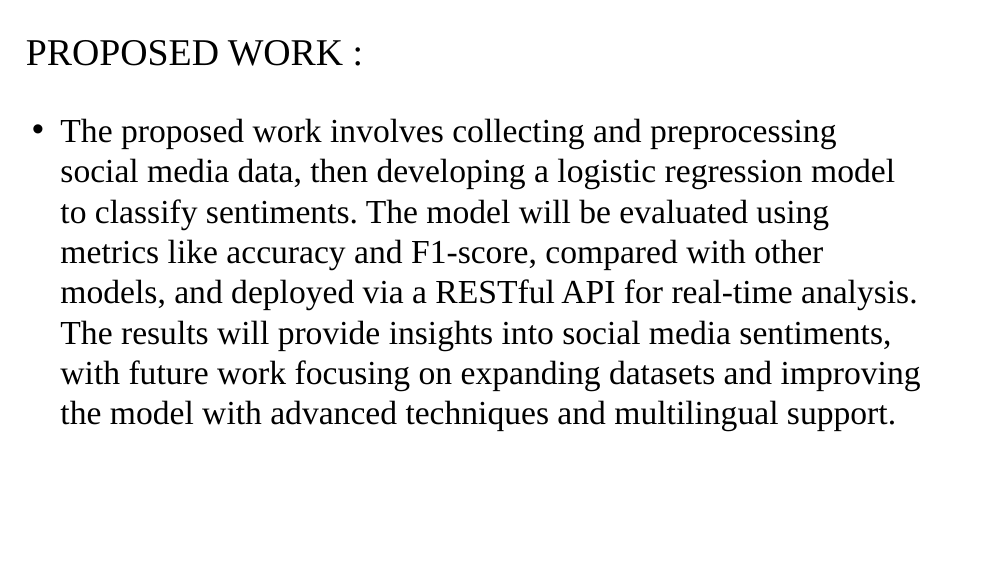
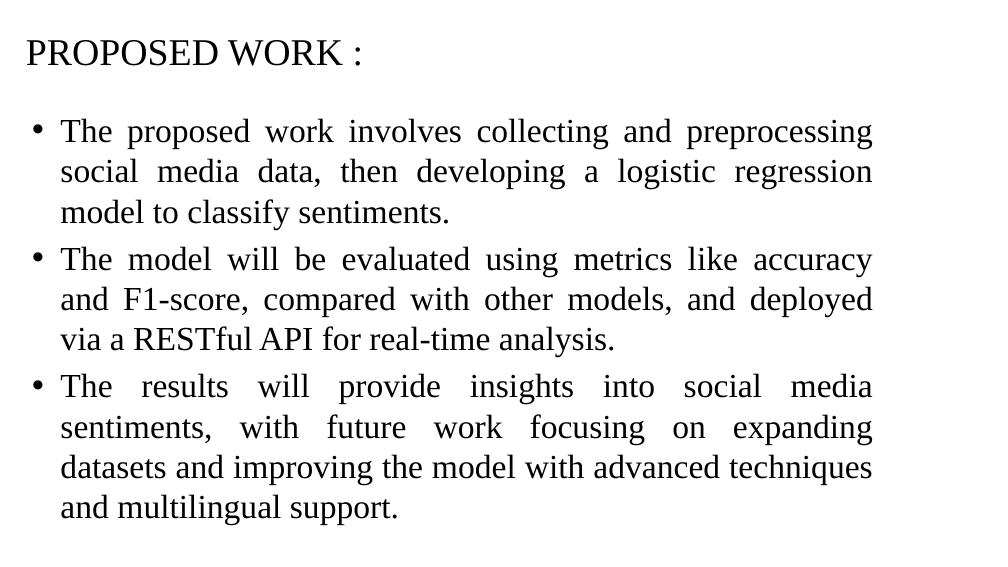
Before and after one commit to jes1326/Jeswanth_Puducherry_Tecnological_University, a slide deck: slide 5 of coappsinternship.pptx. Drawn at 1008x567 pixels with LibreOffice and Linux fonts; fonts in the diff are those of the drawing; background and template pictures are left out. Boxes give left, top, right and bottom in pixels: in the first picture for what was removed or moved away, otherwise in the second. Text is boxed around its words. In the diff, an @@ line names an element or a change of style, - is before the commit and + after.

```diff
--- a/coappsinternship.pptx
+++ b/coappsinternship.pptx
@@ text at [60,118,873,525]: text changed @@
-• The proposed work involves collecting and preprocessing social media data, then developing a logistic regression model to classify sentiments. The model will be evaluated using metrics like accuracy and F1-score, compared with other models, and deployed via a RESTful API for real-time analysis. The results will provide insights into social media sentiments, with future work focusing on expanding datasets and improving the model with advanced techniques and multilingual support.
+• The proposed work involves collecting and preprocessing social media data, then developing a logistic regression model to classify sentiments.
+• The model will be evaluated using metrics like accuracy and F1-score, compared with other models, and deployed via a RESTful API for real-time analysis.
+• The results will provide insights into social media sentiments, with future work focusing on expanding datasets and improving the model with advanced techniques and multilingual support.
```
Also in this commit, not shown: 17 other slides changed.
